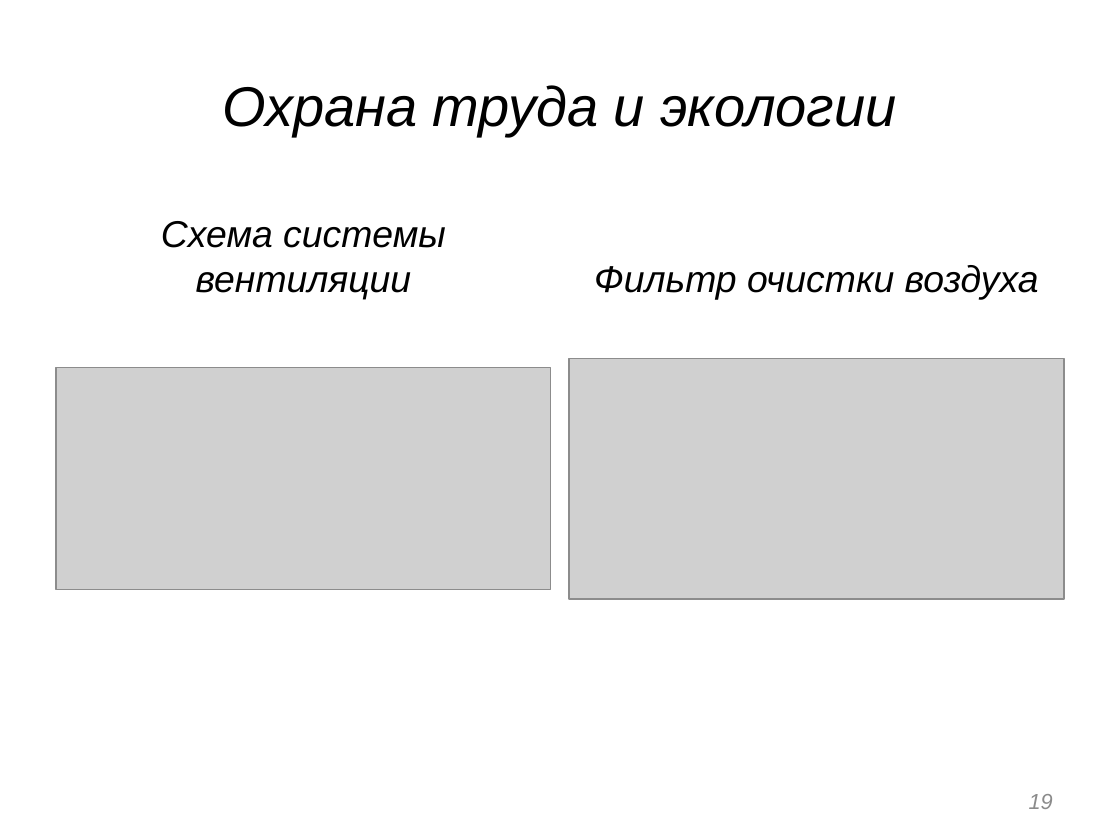
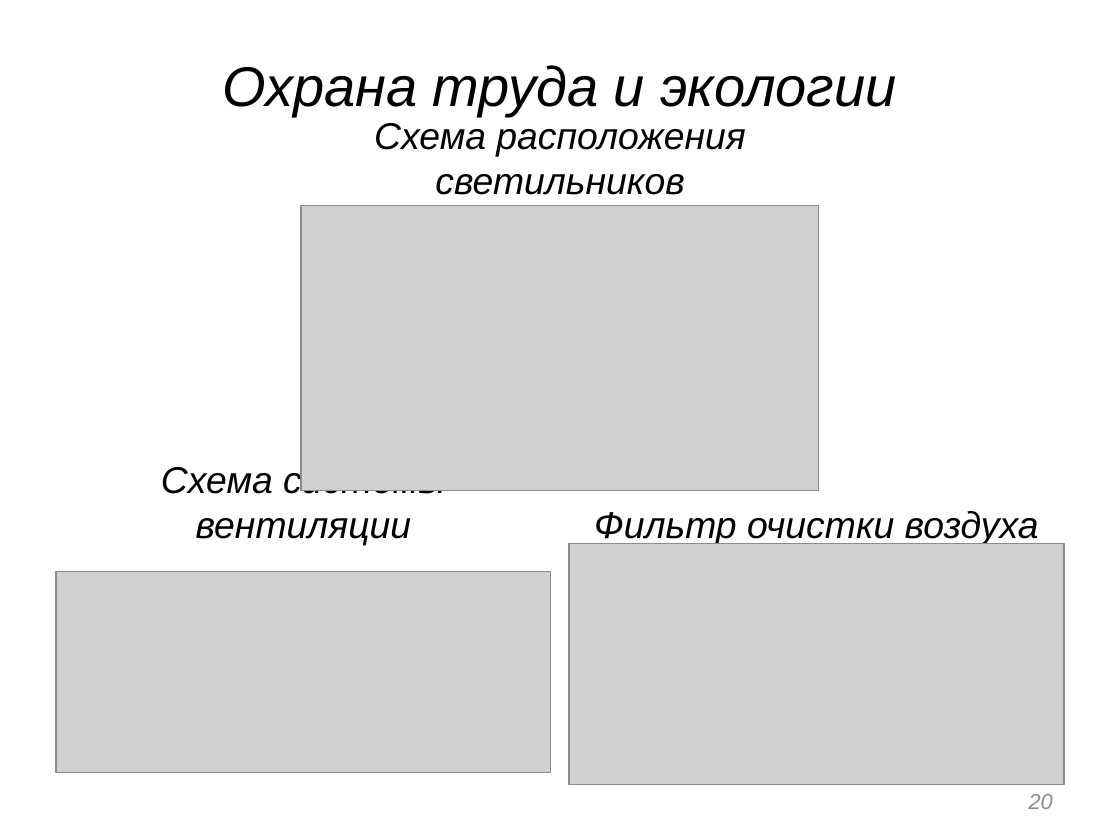
Before and after one commit to VovaRodger/Robo, a slide deck: slide 20 of Презентация.pptx (slide 19 before the commit). Drawn at 1120x840 pixels with LibreOffice and Linux fonts; fonts in the diff are those of the drawing; grey boxes stand for pictures. Boxes give left, top, right and bottom in pixels: in the first picture for what was removed or moved away, otherwise in the second. Text is boxed around its words. In the diff, an @@ line names an element or a change of style, - is before the commit and + after.

```diff
--- a/Презентация.pptx
+++ b/Презентация.pptx
@@ title "Охрана труда и экологии": place and size @@
-title "Охрана труда и экологии" at <box>223,85,896,135</box>
+title "Охрана труда и экологии" at <box>223,65,896,116</box>
@@ text added at <box>374,123,745,195</box>, 24 pt, text #000000, italic @@
+Схема расположения светильников
@@ picture added at <box>301,205,819,491</box> @@
@@ picture removed at <box>56,368,551,590</box> @@
@@ text "Схема системы вентиляции": place and size @@
-text "Схема системы вентиляции" at <box>161,221,446,299</box>
+text "Схема системы вентиляции" at <box>161,464,446,545</box>
@@ text "Фильтр очистки воздуха": place and size @@
-text "Фильтр очистки воздуха" at <box>594,265,1039,299</box>
+text "Фильтр очистки воздуха" at <box>594,511,1039,545</box>
@@ picture: place and size @@
-picture at <box>569,358,1064,599</box>
+picture at <box>569,543,1064,784</box>
@@ picture added at <box>56,571,551,773</box> @@
@@ page number at <box>1029,794,1053,809</box>: text changed @@
-19
+20
```
Also in this commit, not shown: 3 other slides changed, 1 slide added, 25 other files.
